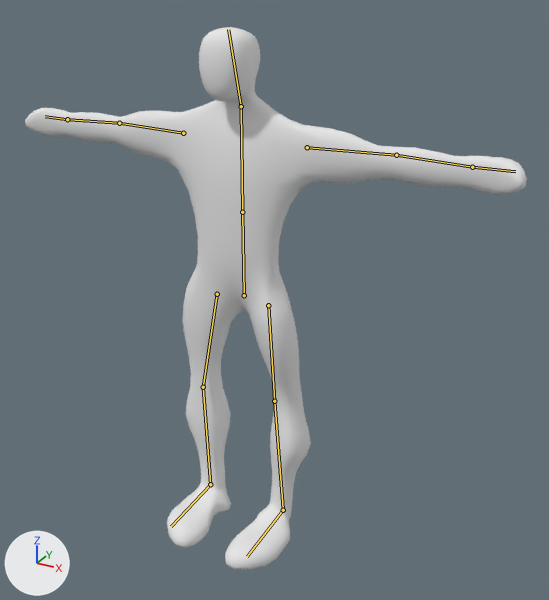
One commit to the Blender file blender/boxer.blend: the scene before it, then after it.
Camera for both pictures: a 50 mm lens placed at (21.5, -33.6, 4.6), pointed at (2.3, 1.3, -12.8). Arrows for +X, +Y and +Z are at lower left; the lights stay in place. Both versions are drawn at frame 34 of the action 'ArmatureAction'; the numbers are the values there. The bones that bend it are drawn over the model as lines.
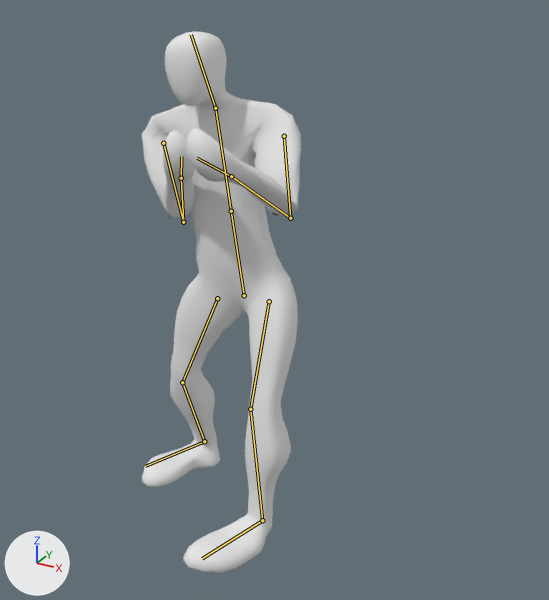
Pixel boxes (x1, y1, x2, y2) of what changed, in the pictures (549 x 600 px):
'Cube', posed (68% narrower)
    before: (25, 27, 527, 569)
    after: (141, 31, 301, 572)
bone 'Stomach', root to tip
    before: (244, 295) to (242, 212)
    after: (244, 295) to (231, 211)
bone 'Chest', root to tip
    before: (242, 212) to (241, 106)
    after: (231, 211) to (215, 108)

The change in detail:
Bone 'Stomach' (bone_stomach) turns from (0, 0, 0) to (1, 1, 8) degrees about its own x, y and z.
Bone 'Chest' (bone_chest) turns from (0, 0, 0) to (4, -5, -3) degrees about its own x, y and z.
Bone 'Arm IK.L' (bone_arm_ik_l) moves from (0.0, 0.0, 0.0) to (1.82, -0.78, -1.01).
Bone 'Leg IK.L' (bone_leg_ik_l) moves from (0.0, 0.0, 0.0) to (-0.09, -0.55, -0.21).
Bone 'Leg IK.L' (bone_leg_ik_l) turns from (0, 0, 0) to (11, -1, 17) degrees about its own x, y and z.
Bone 'Elbow.L' (bone_elbow_l) moves from (0.0, 0.0, 0.0) to (-1.11, 0.5, -0.13).
Bone 'Knee.L' (bone_knee_l) moves from (0.0, 0.0, 0.0) to (0.83, -0.07, -0.13).
Bone 'Arm IK.R' (bone_arm_ik_r) moves from (0.0, 0.0, 0.0) to (1.69, -0.48, -1.45).
Bone 'Leg IK.R' (bone_leg_ik_r) moves from (0.0, 0.0, 0.0) to (-0.28, 0.47, 0.46).
Bone 'Leg IK.R' (bone_leg_ik_r) turns from (0, 0, 0) to (-13, -9, -25) degrees about its own x, y and z.
Bone 'Elbow.R' (bone_elbow_r) moves from (0.0, 0.0, 0.0) to (2.12, 0.92, -0.05).
